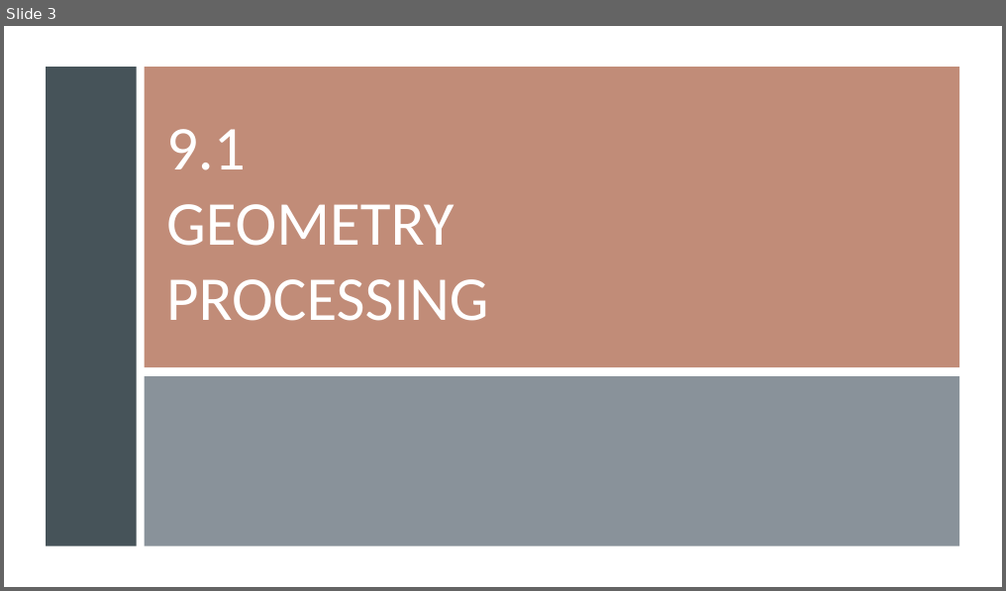
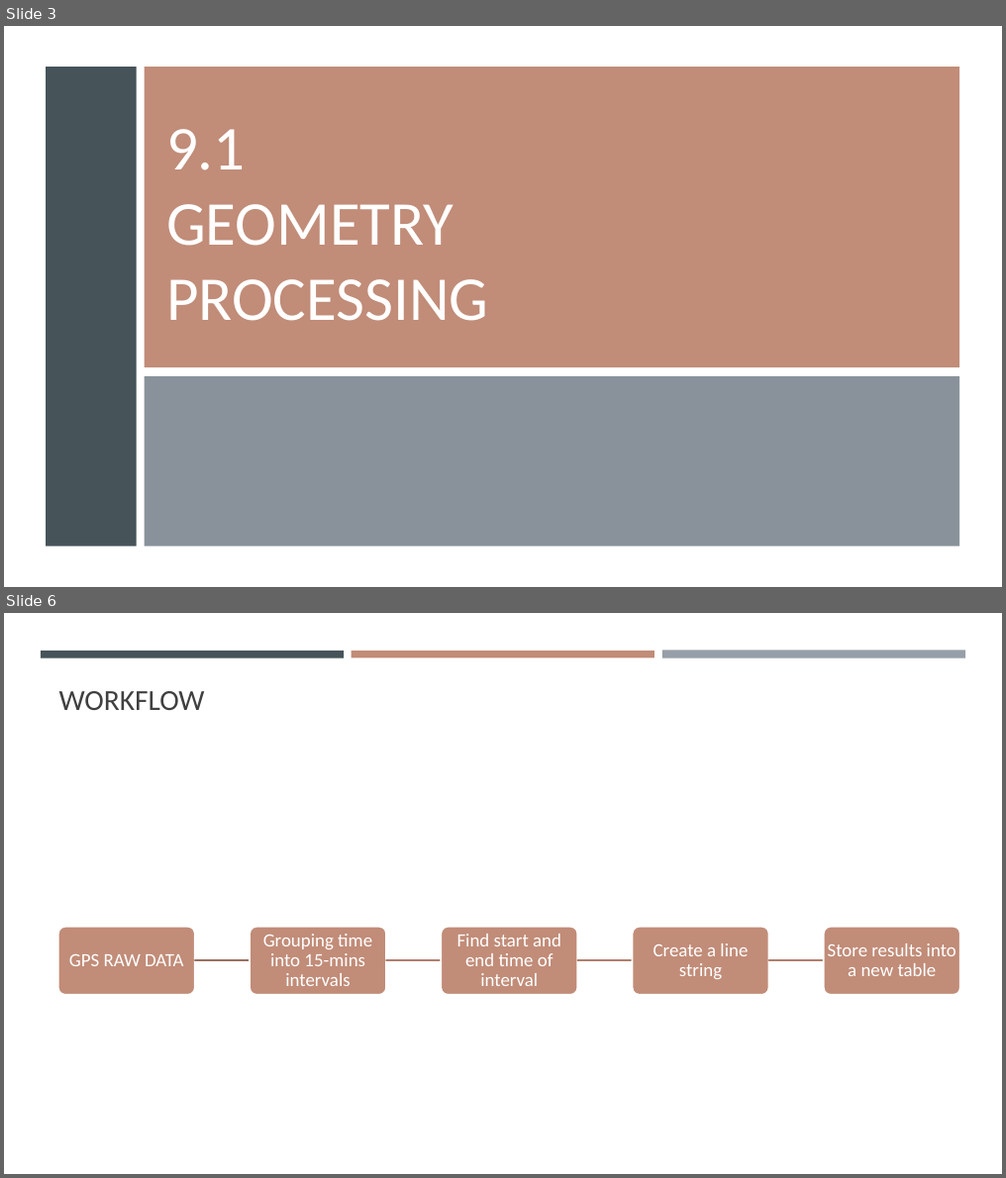
Before and after one commit to gisynw/ssj-376, a slide deck: docs/Lectures/Week09/Week09_GeometryProcessing_part2.pptx. Shown one above the other, each under a label of ours: slide 3 before the commit, slides 3 and 6 after it; the slides between them are not shown. The pictures are 1006x591 and 1006x1178 pixels, drawn with LibreOffice and Linux fonts; fonts in the diff are those of the drawing. Boxes give left, top, right and bottom in pixels: in the first picture for what was removed or moved away, otherwise in the second. Text is boxed around its words. In the diff, an @@ line names an element or a change of style, - is before the commit and + after.

```diff
--- a/docs/Lectures/Week09/Week09_GeometryProcessing_part2.pptx
+++ b/docs/Lectures/Week09/Week09_GeometryProcessing_part2.pptx
@@ slide 6 added at [4, 613, 1002, 1174], background #FFFFFF @@
@@ rectangle added at [41, 651, 344, 658], fill #465359 @@
@@ rectangle added at [351, 651, 654, 658], fill #C18C78 @@
@@ rectangle added at [662, 651, 965, 659], fill #969FA7 @@
@@ title added at [59, 691, 205, 710], 28 pt, text #404040 @@
+WORKFLOW
@@ group added at [58, 927, 960, 995]: 5 rounded rectangles, 5 texts, 4 freeform shapes @@
+GPS RAW DATA
+Grouping time into 15-mins intervals
+Find start and end time of interval
+Create a line string
+Store results into a new table
```
Also in this commit, not shown: 12 other slides added, 2 other files.
